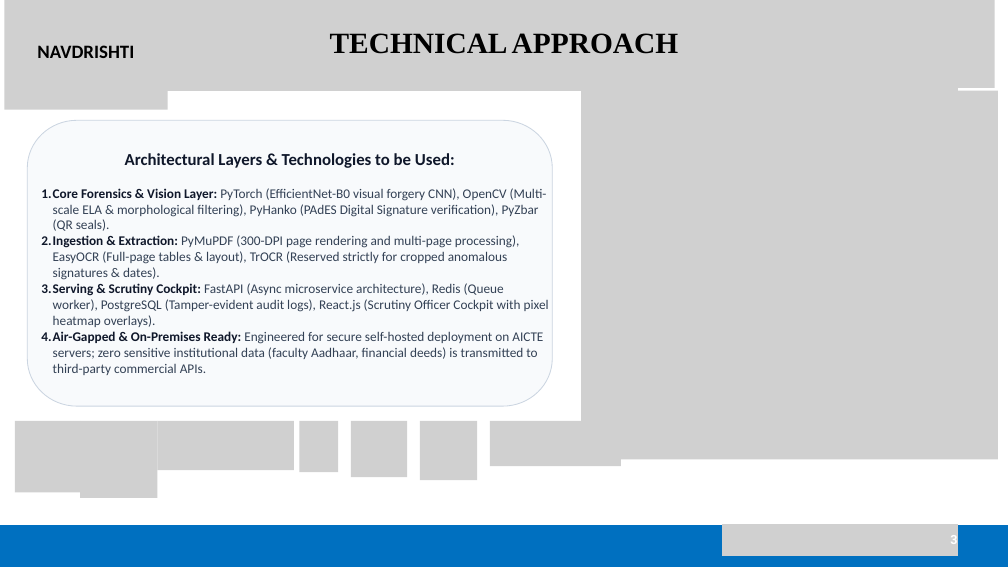
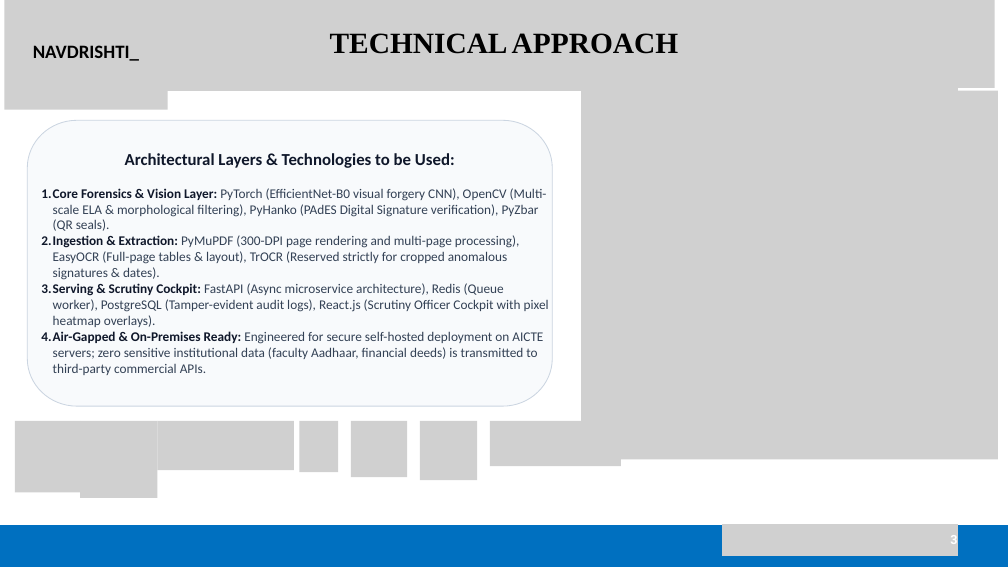
Before and after one commit to Aravkataria/ARGUS, a slide deck: slide 3 of final.pptx. Drawn at 1008x567 pixels with LibreOffice and Linux fonts; fonts in the diff are those of the drawing; grey boxes stand for pictures. Boxes give left, top, right and bottom in pixels: in the first picture for what was removed or moved away, otherwise in the second. Text is boxed around its words. In the diff, an @@ line names an element or a change of style, - is before the commit and + after.

```diff
--- a/final.pptx
+++ b/final.pptx
@@ text at bbox=[33, 45, 139, 61]: text changed @@
-NAVDRISHTI
+NAVDRISHTI_
```
Also in this commit, not shown: 5 other slides changed, 7 other files.
